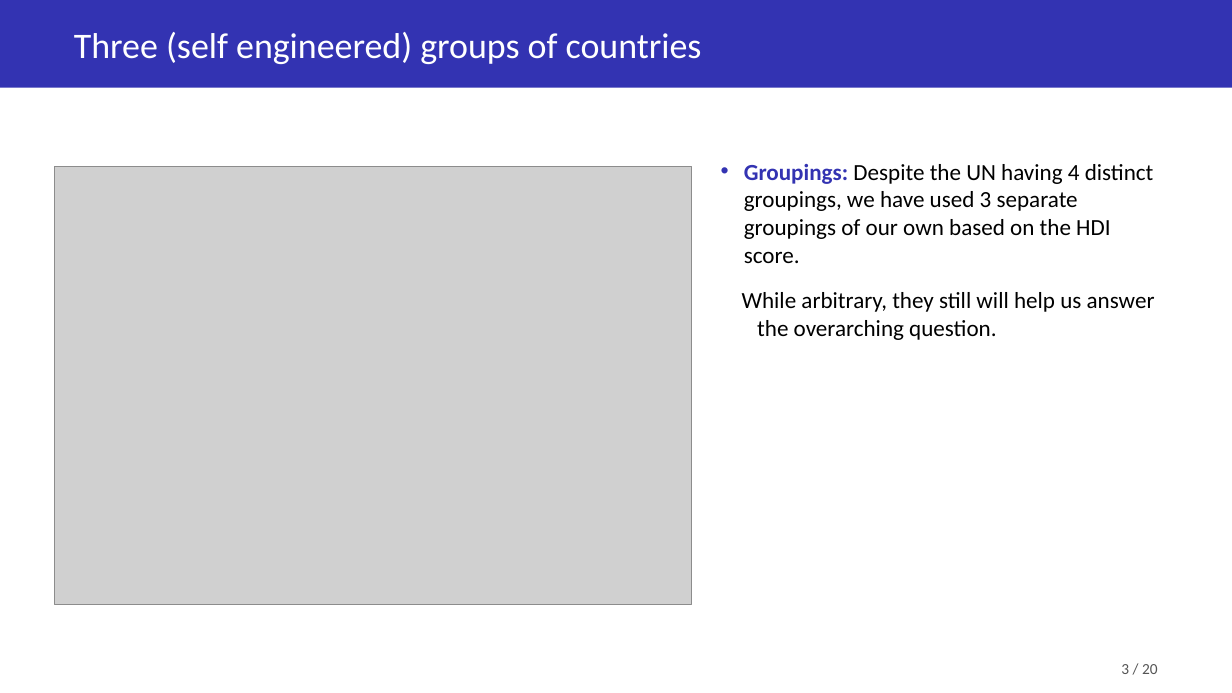
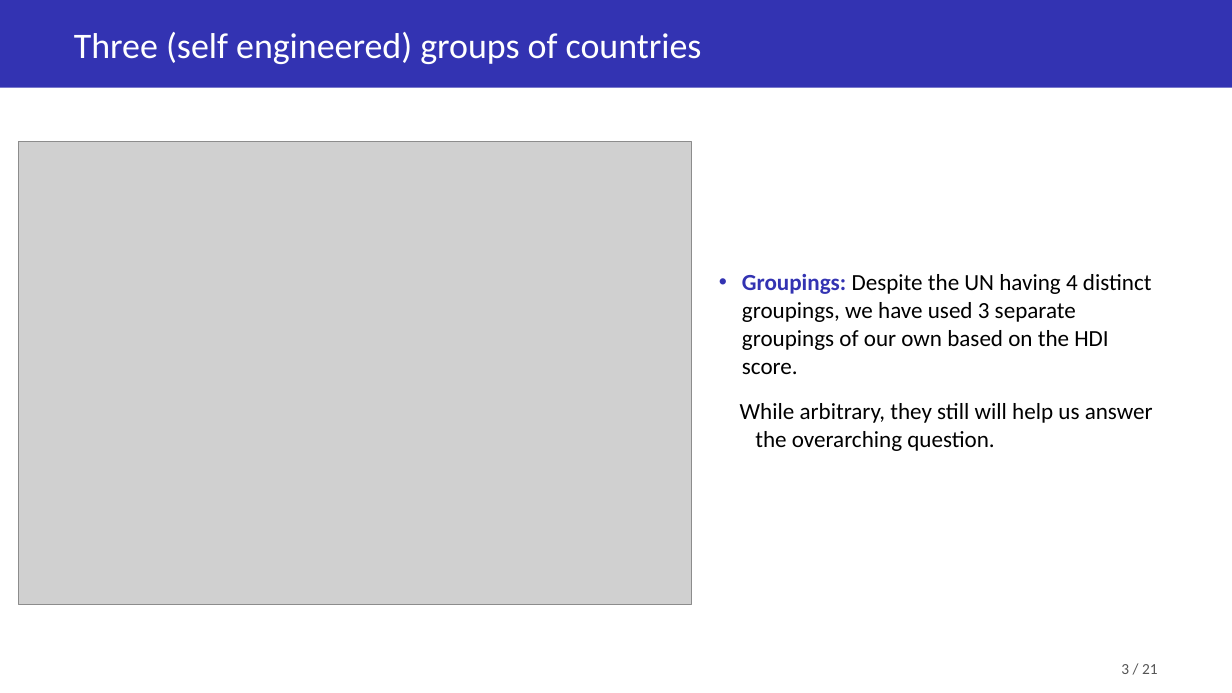
Before and after one commit to Soemon007/DS203_GroupProject, a slide deck: slide 3 of deliverables/DS203_Slides.pptx. Drawn at 1232x693 pixels with LibreOffice and Linux fonts; fonts in the diff are those of the drawing; grey boxes stand for pictures. Boxes give left, top, right and bottom in pixels: in the first picture for what was removed or moved away, otherwise in the second. Text is boxed around its words. In the diff, an @@ line names an element or a change of style, - is before the commit and + after.

```diff
--- a/deliverables/DS203_Slides.pptx
+++ b/deliverables/DS203_Slides.pptx
@@ picture: place and size @@
-picture at box(55, 166, 692, 604)
+picture at box(18, 141, 691, 604)
@@ text "Groupings: Despite the UN having ...": place and size @@
-text "Groupings: Despite the UN having ..." at box(742, 164, 1155, 340)
+text "Groupings: Despite the UN having ..." at box(740, 274, 1153, 451)
@@ text at box(1121, 664, 1158, 674): text changed @@
-3 / 20
+3 / 21
```
Also in this commit, not shown: 19 other slides changed, 1 slide added.
